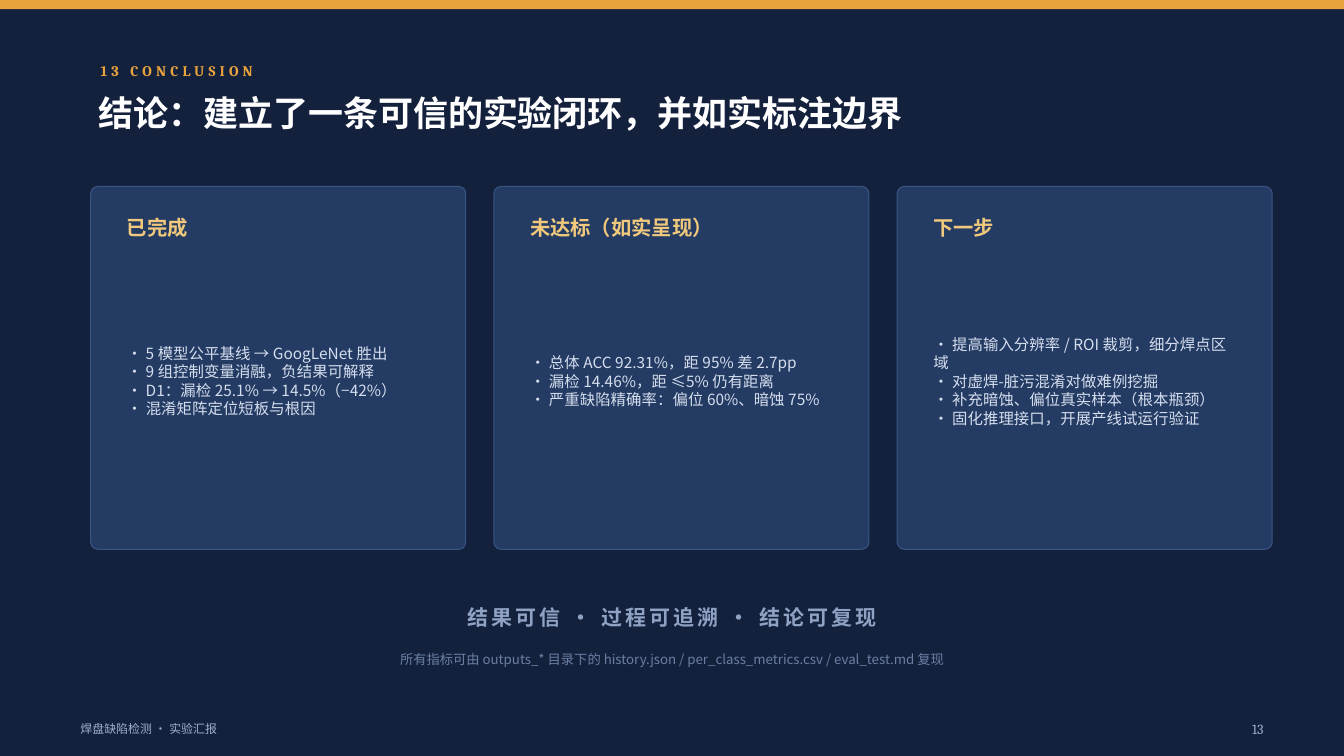
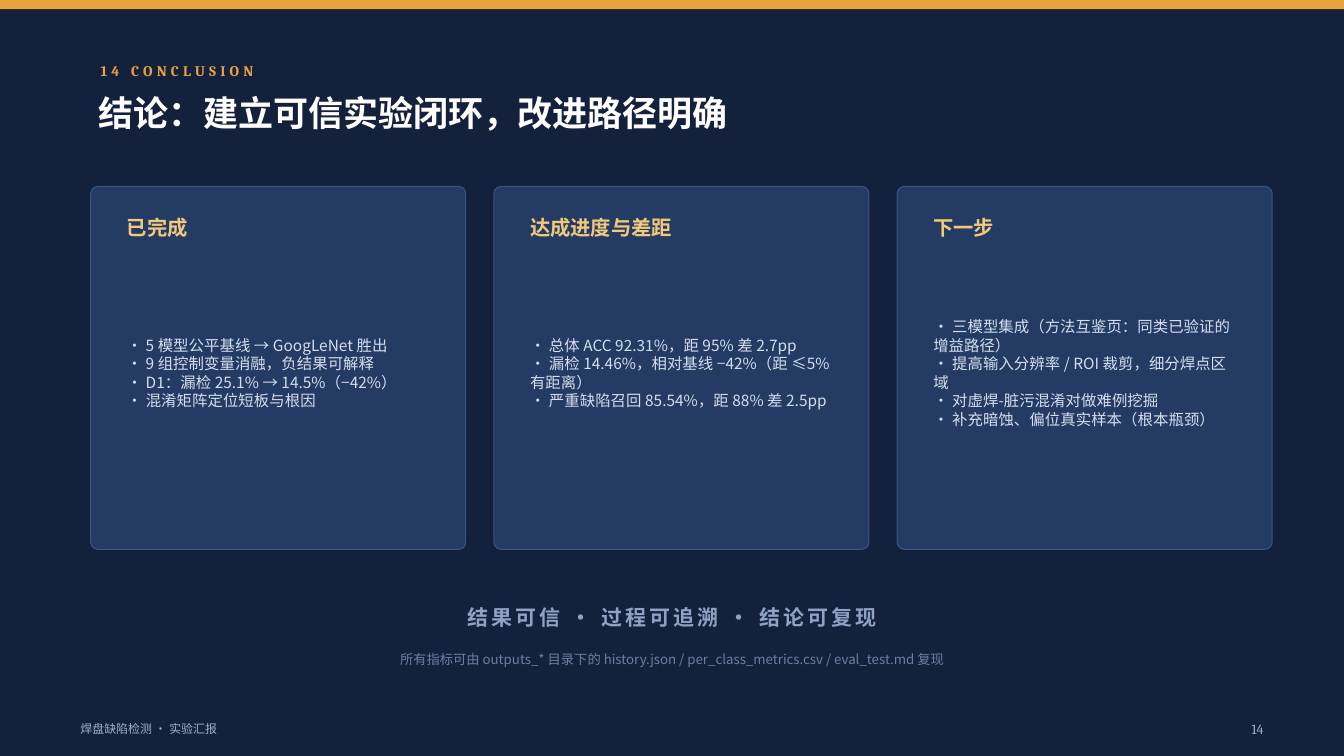
Before and after one commit to hxsyl-hub/hanpan3, a slide deck: slide 14 of docs/焊盘缺陷检测_实验汇报.pptx (slide 13 before the commit). Drawn at 1344x756 pixels with LibreOffice and Linux fonts; fonts in the diff are those of the drawing. Boxes give left, top, right and bottom in pixels: in the first picture for what was removed or moved away, otherwise in the second. Text is boxed around its words. In the diff, an @@ line names an element or a change of style, - is before the commit and + after.

Commit message:
docs: 汇报PPT v2 — 增加方法互鉴页, 达成进度框架
- 新增 P11 方法互鉴页: 与两份同期工作比较方法路线与共同发现,
  不做数字排名、不点评他人结果, 仅列各自亮点与可借鉴之处
- P2 结论先行改为红黄绿达成状态, 诚实说明改为达成进度与下一步路径
- P14 结论页未达标改为达成进度与差距, 下一步加入集成路径
- 页数 13 -> 14, 章节编号唯一

```diff
--- a/docs/焊盘缺陷检测_实验汇报.pptx
+++ b/docs/焊盘缺陷检测_实验汇报.pptx
@@ text at [101,66,253,76]: text changed @@
-13 CONCLUSION
+14 CONCLUSION
@@ text at [99,96,728,131]: text changed @@
-结论：建立了一条可信的实验闭环，并如实标注边界
+结论：建立可信实验闭环，改进路径明确
@@ text at [530,217,672,237]: text changed @@
-未达标（如实呈现）
+达成进度与差距
@@ text "· 5 模型公平基线 → GoogLeNet ...": place and size @@
-text "· 5 模型公平基线 → GoogLeNet ..." at [146,346,396,415]
+text "· 5 模型公平基线 → GoogLeNet ..." at [146,338,396,407]
@@ text at [933,319,1230,427]: text changed @@
-· 提高输入分辨率 / ROI 裁剪，细分焊点区域
-· 对虚焊-脏污混淆对做难例挖掘
-· 补充暗蚀、偏位真实样本（根本瓶颈）
-· 固化推理接口，开展产线试运行验证
+· 三模型集成（方法互鉴页：同类已验证的增益路径）
+· 提高输入分辨率 / ROI 裁剪，细分焊点区域
+· 对虚焊-脏污混淆对做难例挖掘
+· 补充暗蚀、偏位真实样本（根本瓶颈）
@@ text at [530,338,829,410]: text changed @@
-· 总体 ACC 92.31%，距 95% 差 2.7pp
-· 漏检 14.46%，距 ≤5% 仍有距离
-· 严重缺陷精确率：偏位 60%、暗蚀 75%
+· 总体 ACC 92.31%，距 95% 差 2.7pp
+· 漏检 14.46%，相对基线 −42%（距 ≤5% 有距离）
+· 严重缺陷召回 85.54%，距 88% 差 2.5pp
@@ text at [1252,724,1264,734]: text changed @@
-13
+14
```
Also in this commit, not shown: 3 other slides changed, 1 slide added.
